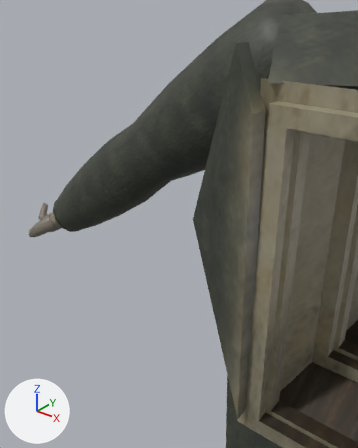
Before and after pictures for a commit that changed the FBX model Assets/Resources/Combat/RoomBody.fbx.
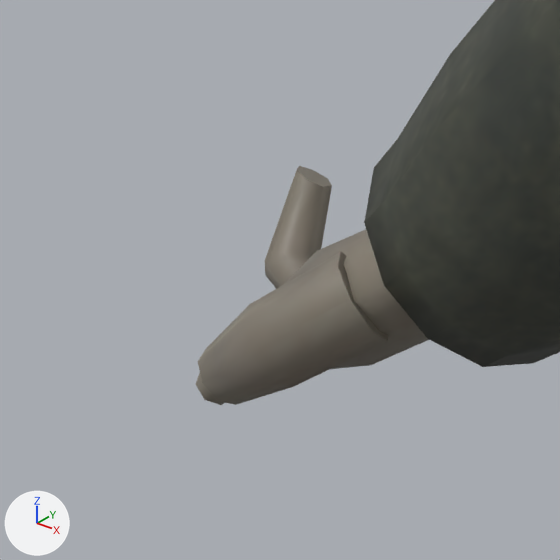
There are two pictures of each version: one from a 50 mm camera at (0.047, -0.574, 1.479) aimed at (-0.533, 0.151, 1.03), one close up on the part from 0% to 23% of the width and 40% to 58% of the height. The axes (+X, +Y, +Z) are drawn at lower left. The lights are the same throughout. The last two pictures show the newer version. Both versions are drawn at full value of the shape key 'RoomPoint' of 'GEO_HandFinger1.R'; the numbers are the values there.

Objects in the first close-up: 'GEO_Arm.R', 'GEO_HandFinger1.R', 'GEO_HandPalm.R', 'GEO_HandThumb.R' and 1 more.
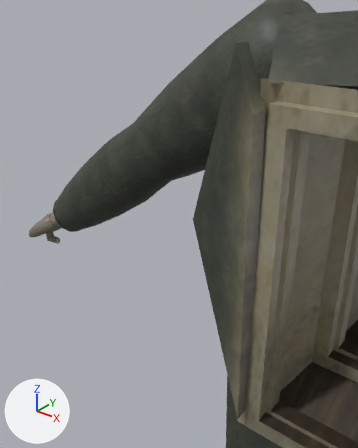
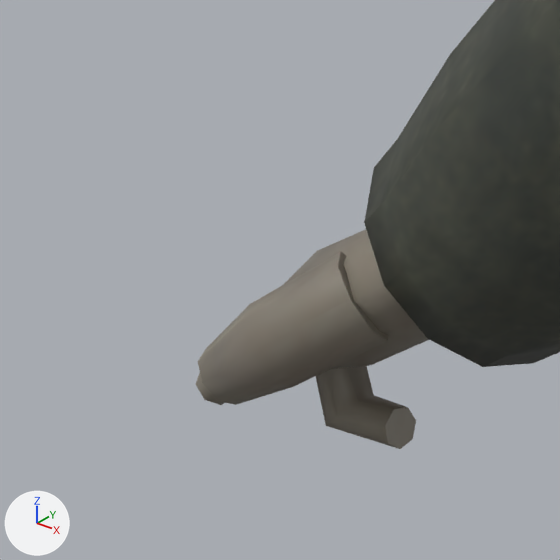
Boxes [x1, y1, x2, y2] around the edits, measured in the close-ups (560 x 560 px):
'GEO_HandFinger1.R', reshaped: before [265, 166, 332, 289]; after [316, 366, 416, 449]

The change in detail:
me_geo_handfinger1_r_mesh is used by ob_geo_handfinger1_r; location (-0.678, -0.016, 1.069).
me_geo_handfinger1_r_mesh had 21 vertices, 16 faces and spanned x -0.0992..-0.0508, y -0.0188..0.0216, z -0.0414..-0.0049.
me_geo_handfinger1_r_mesh now has 21 vertices, 16 faces and spans x -0.0614..-0.028, y -0.0191..-0.0026, z -0.0701..-0.0262.
me_geo_handfinger1_r_mesh part 1: 18 of 21 vertices moved; they spanned x -0.0992..-0.0537, y -0.0188..0.0216, z -0.0393..-0.0049 and now span x -0.0614..-0.028, y -0.0191..-0.0034, z -0.0701..-0.0262; mean shift (0.0402, -0.015, -0.0335); largest move (-0.0951, 0.0112, -0.0049) -> (-0.0281, -0.0162, -0.0652).
